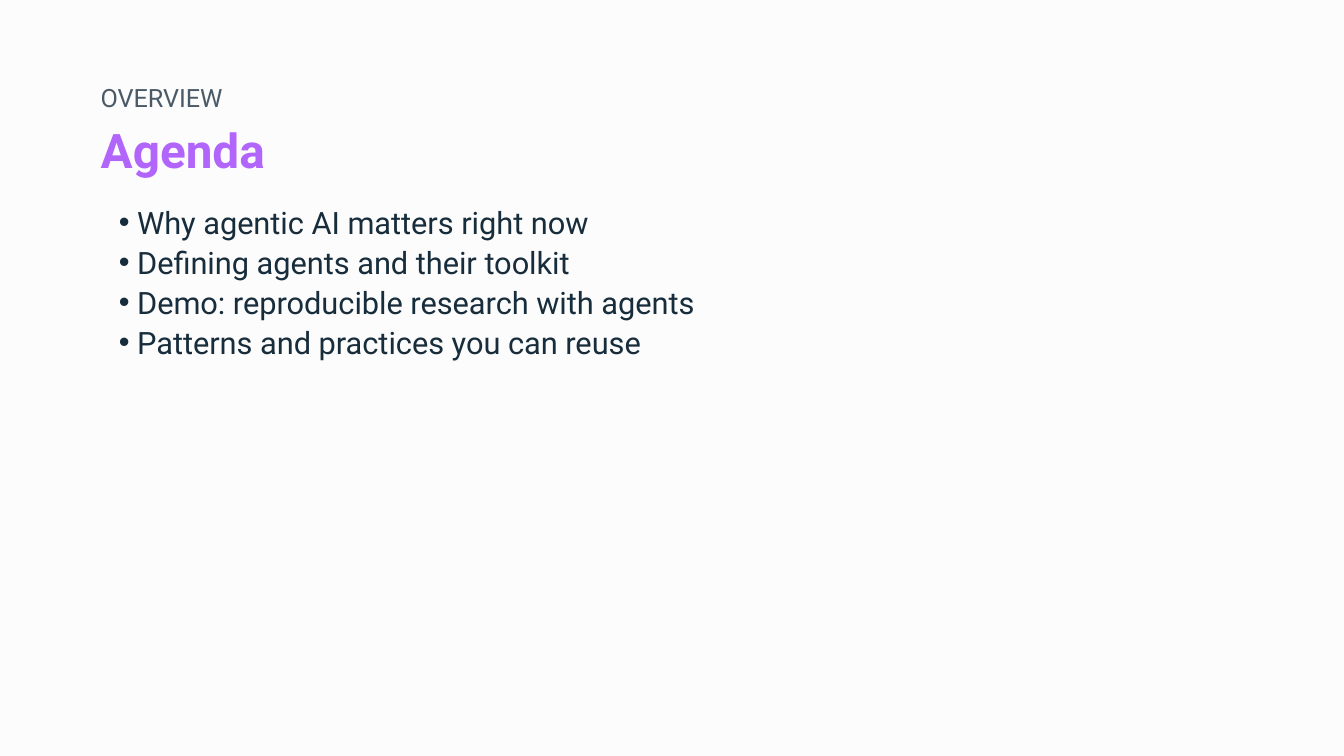
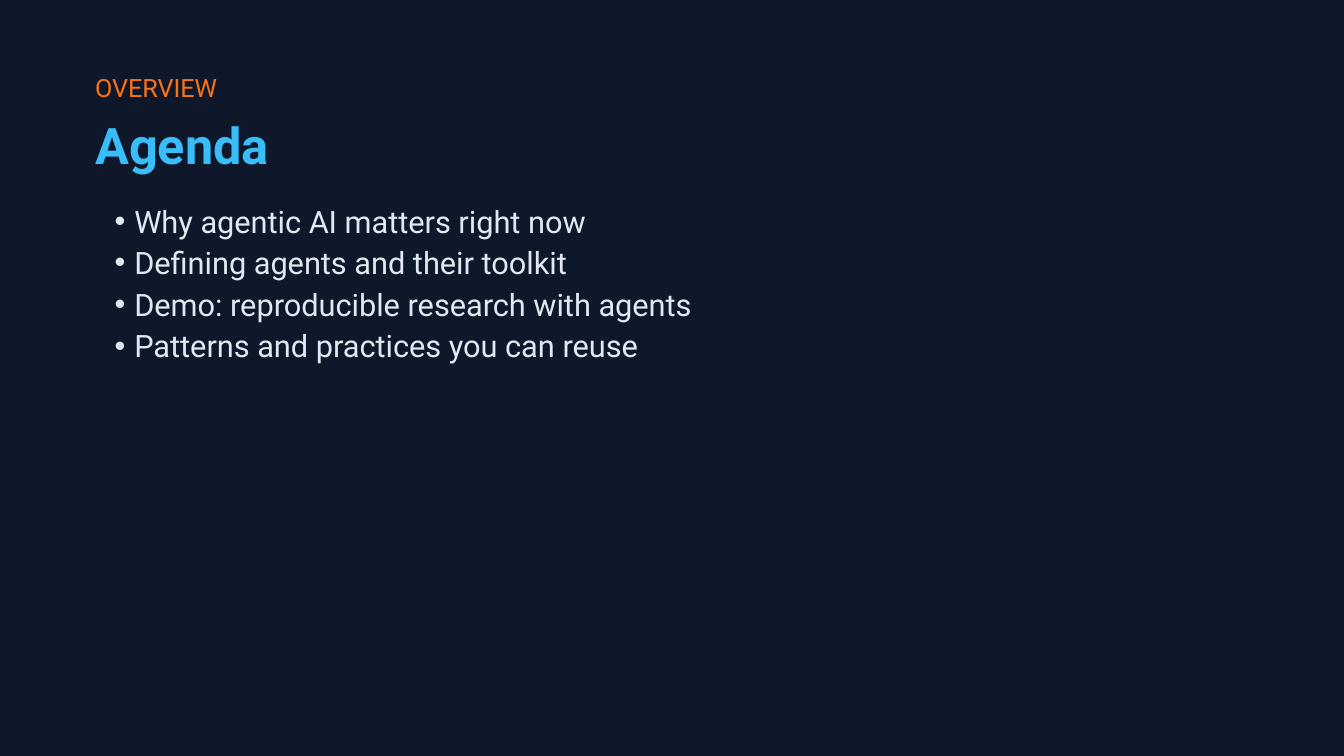
Before and after one commit to shanelindsay/agentic-r, a slide deck: slide 2 of slides-new/Agentic-AI-Agent-Talk.pptx. Drawn at 1344x756 pixels with LibreOffice and Linux fonts; fonts in the diff are those of the drawing. Boxes give left, top, right and bottom in pixels: in the first picture for what was removed or moved away, otherwise in the second. Text is boxed around its words. In the diff, an @@ line names an element or a change of style, - is before the commit and + after.

```diff
--- a/slides-new/Agentic-AI-Agent-Talk.pptx
+++ b/slides-new/Agentic-AI-Agent-Talk.pptx
@@ background #FCFCFC to #0F172A @@
@@ text "OVERVIEW": place and size @@
-text "OVERVIEW" at (101,89,223,107)
+text "OVERVIEW" at (95,79,217,98)
@@ text "OVERVIEW" at (95,79,217,98): text colour #4A5A68 to #F97316; line spacing 18.2pt to 18.9pt @@
@@ text "Agenda" at (95,126,269,175): size 25.5 to 27 pt, text colour #B165FB to #38BDF8 @@
@@ text "Why agentic AI matters right ..." at (134,210,692,364): text colour #182D3C to #E2E8F0; indent changed; line spacing 21.4pt to 22.3pt @@
```
Also in this commit, not shown: 20 other slides changed, 1 other file.
